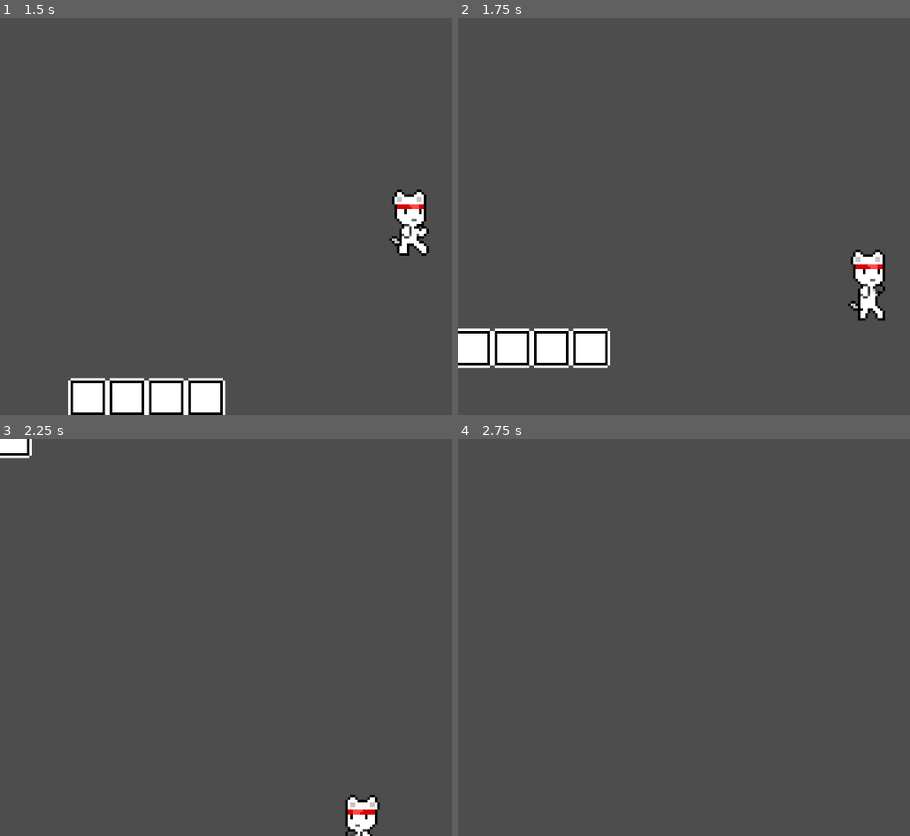
Above: before the commit, frames 1-4 (two rows, left to right).
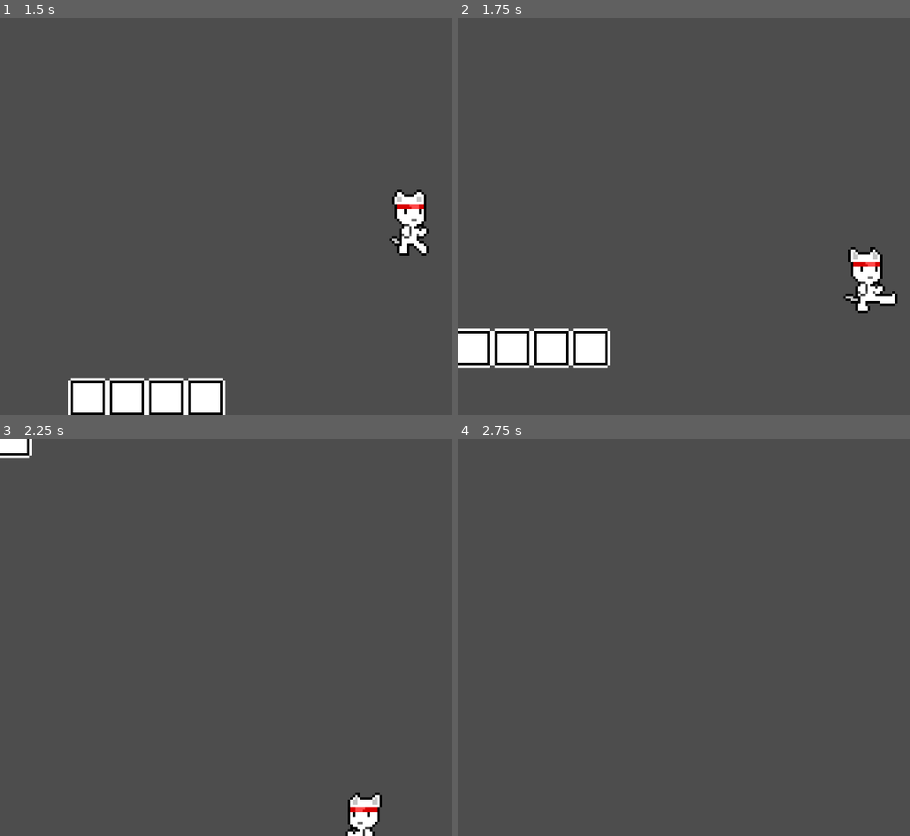
Above: after the commit, the same moments.

Repository: cmbernard333/beastscape
Game: Godot game, scene res://scenes/levels/test_level.tscn
The game is run twice, just before and just after one commit, with the same random seed, the same clock (stepped at 60 frames per second) and the same inputs. The project has no main scene, so this scene is started directly.
Inputs:
- Up to frame 1 (1.5 s): hold Right (MoveRight) from 0.53 s (still down); tap F (Attack) at 0.6 s; tap Space (Jump) at 0.77, 0.8, 1.07, 1.35 s
- Up to frame 2 (1.75 s): keep holding Right (MoveRight); tap Space (Jump) at 1.52 s; tap F (Attack) at 1.55 s
- Up to frame 3 (2.25 s): tap Space (Jump) at 1.82 s; release Right (MoveRight) at 2.03 s; hold A (MoveLeft) from 2.03 s (still down); tap F (Attack) at 2.1 s
- Up to frame 4 (2.75 s): keep holding A (MoveLeft); tap Space (Jump) at 2.3 s

Frame 1 is identical in both runs. In frame 2, 0.9% of the frame differs, in the area x 85-98%, y 57-77%; in frame 3, 0.5%; in frame 4, nothing differs.

Commit message:
Basic hierachical state machines via child nodes of a state. Animations for walk, jump, idle, and attack all working including light and jump attack. Added function to state to register it to a state machine. Added inputbuffer (does nothing). Added player_state_store (does nothing). Test level is fully functional.

Diff:
--- a/resources/player_spriteframes.tres
+++ b/resources/player_spriteframes.tres
@@ -49,6 +49,22 @@
 [sub_resource type="AtlasTexture" id="AtlasTexture_f4hxy"]
 atlas = ExtResource("1_av7su")
 region = Rect2(448, 128, 64, 64)
+
+[sub_resource type="AtlasTexture" id="AtlasTexture_3eau7"]
+atlas = ExtResource("1_av7su")
+region = Rect2(256, 448, 64, 64)
+
+[sub_resource type="AtlasTexture" id="AtlasTexture_ghto0"]
+atlas = ExtResource("1_av7su")
+region = Rect2(320, 448, 64, 64)
+
+[sub_resource type="AtlasTexture" id="AtlasTexture_v0lim"]
+atlas = ExtResource("1_av7su")
+region = Rect2(384, 448, 64, 64)
+
+[sub_resource type="AtlasTexture" id="AtlasTexture_p7ce7"]
+atlas = ExtResource("1_av7su")
+region = Rect2(448, 448, 64, 64)
 
 [sub_resource type="AtlasTexture" id="AtlasTexture_tb5dk"]
 atlas = ExtResource("1_av7su")
@@ -156,6 +172,23 @@
 }, {
 "frames": [{
 "duration": 1.0,
+"texture": SubResource("AtlasTexture_3eau7")
+}, {
+"duration": 1.0,
+"texture": SubResource("AtlasTexture_ghto0")
+}, {
+"duration": 1.0,
+"texture": SubResource("AtlasTexture_v0lim")
+}, {
+"duration": 1.0,
+"texture": SubResource("AtlasTexture_p7ce7")
+}],
+"loop": false,
+"name": &"jump_attack",
+"speed": 12.0
+}, {
+"frames": [{
+"duration": 1.0,
 "texture": SubResource("AtlasTexture_tb5dk")
 }, {
 "duration": 1.0,
@@ -173,7 +206,7 @@
 "duration": 1.0,
 "texture": SubResource("AtlasTexture_t1re0")
 }],
-"loop": true,
+"loop": false,
 "name": &"light_attack",
 "speed": 12.0
 }, {
--- a/scenes/levels/test_level.tscn
+++ b/scenes/levels/test_level.tscn
@@ -121,3 +121,6 @@
 [node name="TileMapLayer" type="TileMapLayer" parent="."]
 tile_map_data = PackedByteArray(0, 0, 255, 255, 1, 0, 0, 0, 4, 0, 0, 0, 0, 0, 0, 0, 1, 0, 0, 0, 4, 0, 0, 0, 0, 0, 1, 0, 1, 0, 0, 0, 4, 0, 0, 0, 0, 0, 254, 255, 1, 0, 0, 0, 4, 0, 0, 0, 0, 0)
 tile_set = SubResource("TileSet_ekb6a")
+
+[editable path="PlayerCharacter"]
+[editable path="PlayerCharacter/AttackStateManager"]
--- a/scenes/player/player_character.tscn
+++ b/scenes/player/player_character.tscn
@@ -64,6 +64,62 @@
 "values": [&"idle"]
 }
 
+[sub_resource type="Animation" id="Animation_6c5j7"]
+resource_name = "SpriteAnimations_jump"
+length = 0.5
+tracks/0/type = "value"
+tracks/0/imported = false
+tracks/0/enabled = true
+tracks/0/path = NodePath("AnimatedSprite2D:animation")
+tracks/0/interp = 1
+tracks/0/loop_wrap = true
+tracks/0/keys = {
+"times": PackedFloat32Array(0),
+"transitions": PackedFloat32Array(1),
+"update": 1,
+"values": [&"jump"]
+}
+tracks/1/type = "value"
+tracks/1/imported = false
+tracks/1/enabled = true
+tracks/1/path = NodePath("AnimatedSprite2D:frame")
+tracks/1/interp = 1
+tracks/1/loop_wrap = true
+tracks/1/keys = {
+"times": PackedFloat32Array(0, 0.0666667, 0.133333, 0.2, 0.3, 0.466667),
+"transitions": PackedFloat32Array(1, 1, 1, 1, 1, 1),
+"update": 1,
+"values": [0, 1, 2, 3, 4, 5]
+}
+
+[sub_resource type="Animation" id="Animation_xd3ot"]
+resource_name = "SpriteAnimations_jump_attack"
+length = 0.5
+tracks/0/type = "value"
+tracks/0/imported = false
+tracks/0/enabled = true
+tracks/0/path = NodePath("AnimatedSprite2D:animation")
+tracks/0/interp = 1
+tracks/0/loop_wrap = true
+tracks/0/keys = {
+"times": PackedFloat32Array(0),
+"transitions": PackedFloat32Array(1),
+"update": 1,
+"values": [&"jump_attack"]
+}
+tracks/1/type = "value"
+tracks/1/imported = false
+tracks/1/enabled = true
+tracks/1/path = NodePath("AnimatedSprite2D:frame")
+tracks/1/interp = 1
+tracks/1/loop_wrap = true
+tracks/1/keys = {
+"times": PackedFloat32Array(0, 0.1, 0.2, 0.3, 0.433333),
+"transitions": PackedFloat32Array(1, 1, 1, 1, 1),
+"update": 1,
+"values": [0, 1, 2, 2, 3]
+}
+
 [sub_resource type="Animation" id="Animation_7b620"]
 resource_name = "SpriteAnimations_light_attack"
 length = 0.5
@@ -119,34 +175,6 @@
 "transitions": PackedFloat32Array(1),
 "update": 1,
 "values": [&"walk"]
-}
-
-[sub_resource type="Animation" id="Animation_6c5j7"]
-resource_name = "SpriteAnimations_jump"
-length = 0.5
-tracks/0/type = "value"
-tracks/0/imported = false
-tracks/0/enabled = true
-tracks/0/path = NodePath("AnimatedSprite2D:animation")
-tracks/0/interp = 1
-tracks/0/loop_wrap = true
-tracks/0/keys = {
-"times": PackedFloat32Array(0),
-"transitions": PackedFloat32Array(1),
-"update": 1,
-"values": [&"jump"]
-}
-tracks/1/type = "value"
-tracks/1/imported = false
-tracks/1/enabled = true
-tracks/1/path = NodePath("AnimatedSprite2D:frame")
-tracks/1/interp = 1
-tracks/1/loop_wrap = true
-tracks/1/keys = {
-"times": PackedFloat32Array(0, 0.0666667, 0.133333, 0.2, 0.3, 0.466667),
-"transitions": PackedFloat32Array(1, 1, 1, 1, 1, 1),
-"update": 1,
-"values": [0, 1, 2, 3, 4, 5]
 }
 
 [sub_resource type="AnimationLibrary" id="AnimationLibrary_dsr34"]
@@ -154,6 +182,7 @@
 "RESET": SubResource("Animation_qimmf"),
 "SpriteAnimations_idle": SubResource("Animation_eeh18"),
 "SpriteAnimations_jump": SubResource("Animation_6c5j7"),
+"SpriteAnimations_jump_attack": SubResource("Animation_xd3ot"),
 "SpriteAnimations_light_attack": SubResource("Animation_7b620"),
 "SpriteAnimations_walk": SubResource("Animation_c7pb5")
 }
@@ -164,6 +193,9 @@
 [sub_resource type="AnimationNodeAnimation" id="AnimationNodeAnimation_nlmdu"]
 animation = &"SpriteAnimations_jump"
 
+[sub_resource type="AnimationNodeAnimation" id="AnimationNodeAnimation_yqrem"]
+animation = &"SpriteAnimations_jump_attack"
+
 [sub_resource type="AnimationNodeAnimation" id="AnimationNodeAnimation_04crc"]
 animation = &"SpriteAnimations_light_attack"
 
@@ -215,6 +247,14 @@
 advance_condition = &"is_attacking"
 
 [sub_resource type="AnimationNodeStateMachineTransition" id="AnimationNodeStateMachineTransition_w02mr"]
+switch_mode = 2
+advance_mode = 2
+
+[sub_resource type="AnimationNodeStateMachineTransition" id="AnimationNodeStateMachineTransition_38lup"]
+advance_mode = 2
+advance_condition = &"is_attacking"
+
+[sub_resource type="AnimationNodeStateMachineTransition" id="AnimationNodeStateMachineTransition_mkppc"]
 switch_mode = 2
 advance_mode = 2
 
@@ -224,13 +264,15 @@
 states/SpriteAnimations_idle/position = Vector2(317, 227.203)
 states/SpriteAnimations_jump/node = SubResource("AnimationNodeAnimation_nlmdu")
 states/SpriteAnimations_jump/position = Vector2(596.58, 464.423)
+states/SpriteAnimations_jump_attack/node = SubResource("AnimationNodeAnimation_yqrem")
+states/SpriteAnimations_jump_attack/position = Vector2(1036.57, 368.68)
 states/SpriteAnimations_light_attack/node = SubResource("AnimationNodeAnimation_04crc")
 states/SpriteAnimations_light_attack/position = Vector2(597.325, -51.9449)
 states/SpriteAnimations_walk/node = SubResource("AnimationNodeAnimation_n1tha")
 states/SpriteAnimations_walk/position = Vector2(851, 228.25)
 states/Start/position = Vector2(-111, 92.0625)
-transitions = ["Start", "SpriteAnimations_idle", SubResource …(1233 unchanged characters)… mationNodeStateMachineTransition_w02mr")]
-graph_offset = Vector2(-18.4197, -159.54)
+transitions = ["Start", "SpriteAnimations_idle", SubResource …(1233 unchanged characters)… mationNodeStateMachineTransition_w02mr"), "SpriteAnimations_jump", "SpriteAnimations_jump_attack", SubResource("AnimationNodeStateMachineTransition_38lup"), "SpriteAnimations_jump_attack", "SpriteAnimations_jump", SubResource("AnimationNodeStateMachineTransition_mkppc")]
+graph_offset = Vector2(-111.194, 163.38)
 
 [node name="PlayerCharacter" type="CharacterBody2D"]
 collision_mask = 6
--- a/scenes/states/attack_state_manager.tscn
+++ b/scenes/states/attack_state_manager.tscn
@@ -1,8 +1,10 @@
-[gd_scene load_steps=4 format=3 uid="uid://7n0k02ba5d6h"]
+[gd_scene load_steps=6 format=3 uid="uid://7n0k02ba5d6h"]
 
 [ext_resource type="Script" path="res://scripts/states/states_manager.gd" id="1_f10gj"]
 [ext_resource type="Script" path="res://scripts/states/player/attack/attack_idle.gd" id="2_w0k3k"]
-[ext_resource type="Script" path="res://scripts/states/player/attack/attack.gd" id="3_45q17"]
+[ext_resource type="Script" path="res://scripts/states/player/attack/light_attack.gd" id="3_45q17"]
+[ext_resource type="Script" path="res://scripts/states/player/attack/attack.gd" id="3_wyw50"]
+[ext_resource type="Script" path="res://scripts/states/player/attack/jump_attack.gd" id="4_qmuqb"]
 
 [node name="AttackStateManager" type="Node"]
 script = ExtResource("1_f10gj")
@@ -12,4 +14,10 @@
 script = ExtResource("2_w0k3k")
 
 [node name="Attack" type="Node" parent="."]
+script = ExtResource("3_wyw50")
+
+[node name="JumpAttack" type="Node" parent="Attack"]
+script = ExtResource("4_qmuqb")
+
+[node name="LightAttack" type="Node" parent="Attack"]
 script = ExtResource("3_45q17")
--- /dev/null
+++ b/scenes/states/input_buffer.tscn
@@ -0,0 +1,8 @@
+[gd_scene load_steps=2 format=3 uid="uid://cr5kbaqjm0ice"]
+
+[ext_resource type="Script" path="res://scripts/states/input_buffer.gd" id="1_t0aaj"]
+
+[node name="InputBuffer" type="Node"]
+script = ExtResource("1_t0aaj")
+
+[node name="Timer" type="Timer" parent="."]
--- a/scripts/autoload/logging.gd
+++ b/scripts/autoload/logging.gd
@@ -11,8 +11,8 @@
 
 extends Node
 
-static var log_level: int = 1
+@export var log_level: int = 1
 
-static func log_print(level: int, input_string: String, args: Array):
+func log_print(level: int, input_string: String, args: Array):
 	if log_level >= level:
 		print(input_string % args)
--- a/scripts/player/player.gd
+++ b/scripts/player/player.gd
@@ -9,6 +9,7 @@
 @onready var movement_states: StatesManager = $MovementStatesManager
 @onready var sprite: AnimatedSprite2D = $AnimatedSprite2D
 @onready var input_component: InputComponent = $InputComponent
+@onready var states_store: StatesStore = StatesStore.new()
 
 enum FacingDirection {LEFT=0, RIGHT=1}
 
@@ -28,6 +29,8 @@
 			input_component)
 	state_managers.append(state_manager)
 	state_manager.state_changed.connect(_on_state_change)
+	# register with the states store
+	states_store.register_state_manager(state_manager)
 
 # change the direction of the animation
 func set_animation_direction(horizontal: float = self.velocity.x) -> void:
--- /dev/null
+++ b/scripts/states/input_buffer.gd
@@ -0,0 +1,27 @@
+class_name InputBuffer extends Node
+
+###
+## InputBuffer is a timed queue of actions that clears after a number of frames.
+## You can register sequences of actions to it and it will emit events based on those sequences.
+###
+
+@export var input_buffer_frames: int = 10
+
+@onready var timer: Timer = $Timer
+
+signal input_received(action_name: String)
+
+var input_buffer: Array[String] = []
+var input_sequences: Dictionary = {} # String, String
+
+func _on_input_received(action_name: String):
+	input_buffer.append(action_name)
+
+func _on_timeout_input_buffer():
+	input_buffer.clear()
+
+# Called when the node enters the scene tree for the first time.
+func _ready() -> void:
+	timer.wait_time = input_buffer_frames / 60.0
+	timer.timeout.connect(_on_timeout_input_buffer)
+	input_received.connect(_on_input_received)
--- a/scripts/states/player/attack/attack.gd
+++ b/scripts/states/player/attack/attack.gd
@@ -1,19 +1,38 @@
 class_name Attack extends State
 
 ###
-## Attack state needs to keep the animation going until its finished
-## Attack state also has a hitbox that can collide with enemies
+## Attack state is a metastate that transitions to a different type of attack
+## based on an attribute of the character
+## TODO: hierarchical state machines can be made by using "Meta" states that can transfer control
+## to other states.
+## TODO: the child states beneath a given state need to be registered to the machine as well so they
+## can access everything the "Meta" state has access to.
 ###
 
 @export var attack_idle_state_name: String = "AttackIdle"
 
+@onready var light_attack: State = $LightAttack
+@onready var jump_attack: State = $JumpAttack
+
+var current_attack_state: State
+
 func physics_update(_delta: float) -> void:
 	if !animation_playing:
-		transitioned.emit("AttackIdle")
+		transitioned.emit(attack_idle_state_name)
 
 func _ready() -> void:
 	animation_name = "SpriteAnimations_light_attack"
+	light_attack = get_node("LightAttack")
+	jump_attack = get_node("JumpAttack")
 
 func enter() -> void:
-	super.enter()
+	self.animation_state_tree.set("parameters/conditions/is_attacking", true)
+	if character.is_on_floor():
+		current_attack_state = light_attack
+	else:
+		current_attack_state = jump_attack
+	current_attack_state.enter()
 	# Audio.play_sfx(Audio.SFX.PlayerAttack)
+
+func exit() -> void:
+	self.animation_state_tree.set("parameters/conditions/is_attacking", false)
--- /dev/null
+++ b/scripts/states/player/attack/jump_attack.gd
@@ -0,0 +1,15 @@
+class_name JumpAttack extends State
+
+@export var attack_idle_state_name: String = "AttackIdle"
+
+###
+## JumpAttack state needs to keep the animation going until its finished
+## JumpAttack also has a hitbox that can collide with enemies
+###
+
+func physics_update(_delta: float) -> void:
+	if !animation_playing:
+		transitioned.emit(attack_idle_state_name)
+
+func _ready() -> void:
+	animation_name = "SpriteAnimations_jump_attack"
--- /dev/null
+++ b/scripts/states/player/attack/light_attack.gd
@@ -0,0 +1,15 @@
+class_name LightAttack extends State
+
+@export var attack_idle_state_name: String = "AttackIdle"
+
+###
+## LightAttack state needs to keep the animation going until its finished
+## LightAttack state also has a hitbox that can collide with enemies
+###
+
+func physics_update(_delta: float) -> void:
+	if !animation_playing:
+		transitioned.emit(attack_idle_state_name)
+
+func _ready() -> void:
+	animation_name = "SpriteAnimations_light_attack"
--- /dev/null
+++ b/scripts/states/player/player_state_store.gd
@@ -0,0 +1,23 @@
+class_name StatesStore extends RefCounted
+
+###
+## StatesStore as a unified store for the current state of the connected StatesManagers
+## e.g. StatesStore.store['movements_states_manager'] will return current state of the movements_states_manager
+###
+
+var store: Dictionary = {}:
+	get: return store.duplicate()
+	set(value): return
+
+func register_state_manager(state_manager: StatesManager):
+	state_manager.state_changed.connect(_on_state_machinestate_changed)
+
+func _on_state_machinestate_changed(
+	previous_state_name: String,
+	next_state_name: String,
+	state_manager_name: String):
+		store[state_manager_name] = next_state_name
+
+func _init(states_managers: Array[StatesManager] = []):
+	for state_manager: StatesManager in states_managers:
+		register_state_manager(state_manager)
--- a/scripts/states/state.gd
+++ b/scripts/states/state.gd
@@ -21,10 +21,22 @@
 var disconnect_after_exit: bool = false
 var animation_playing: bool = false
 
+# A shared data store that states can use to share data with one another
+var states_state: StatesStore
+
 # hookup function for signals
 func on_animation_finished(animation_name: StringName):
-	print("%s :: Animation %s completed" % [get_name(), animation_name])
+	Logger.log_print(2, "%s :: Animation %s completed", [get_name(), animation_name])
 	animation_playing = false
+
+# register this state to a state machine
+func register_state(states_manager: StatesManager,
+	character: CharacterBody2D,
+	animation_state_tree: AnimationTree,
+	input_component: InputComponent):
+		self.character = character
+		self.animation_state_tree = animation_state_tree
+		self.input_component = input_component
 
 func enter() -> void:
 	# assert here because you should either use it or override it
--- a/scripts/states/states_manager.gd
+++ b/scripts/states/states_manager.gd
@@ -8,6 +8,7 @@
 var character: CharacterBody2D
 var states: Dictionary = {} # the starting point for each state
 var current_state: State
+var input_buffer: InputBuffer
 
 # state changed in this state machine - used for external observers
 signal state_changed(
@@ -64,9 +65,7 @@
 	self.character = character
 	self.animation_completed_signal = animation_completed
 	for state: State in find_children("*", "State"):
-		state.character = character
-		state.animation_state_tree = animations
-		state.input_component = input_component
+		state.register_state(self, character, animations, input_component)
 		# make a lookup for the state
 		states[state.get_name()] = state
 		# make sure a child can signal a state change
Not shown: 1 places in resources/player_spriteframes.tres that only renumber resources
Not shown: 1 places in scenes/player/player_character.tscn that only renumber resources
